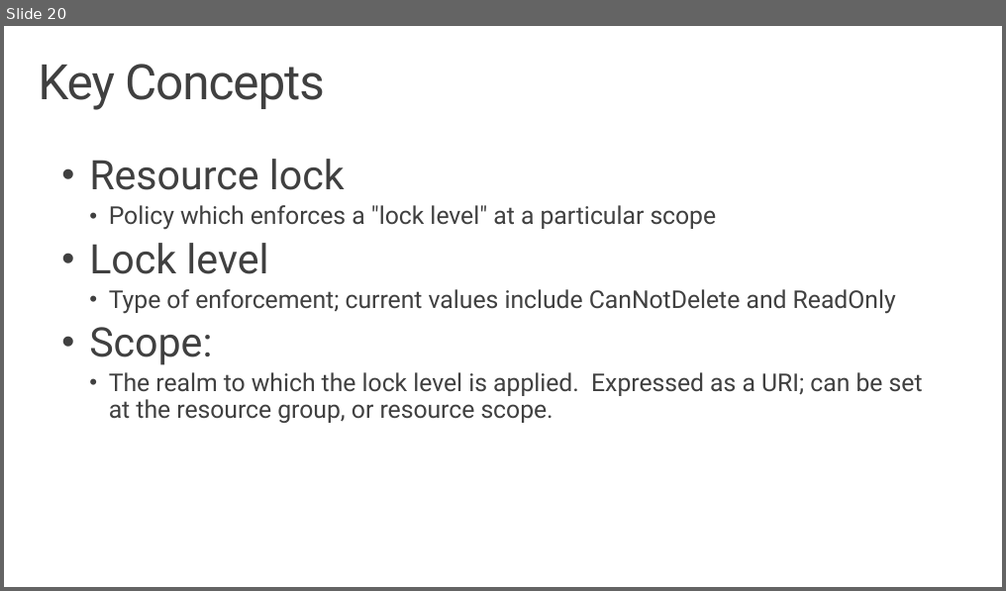
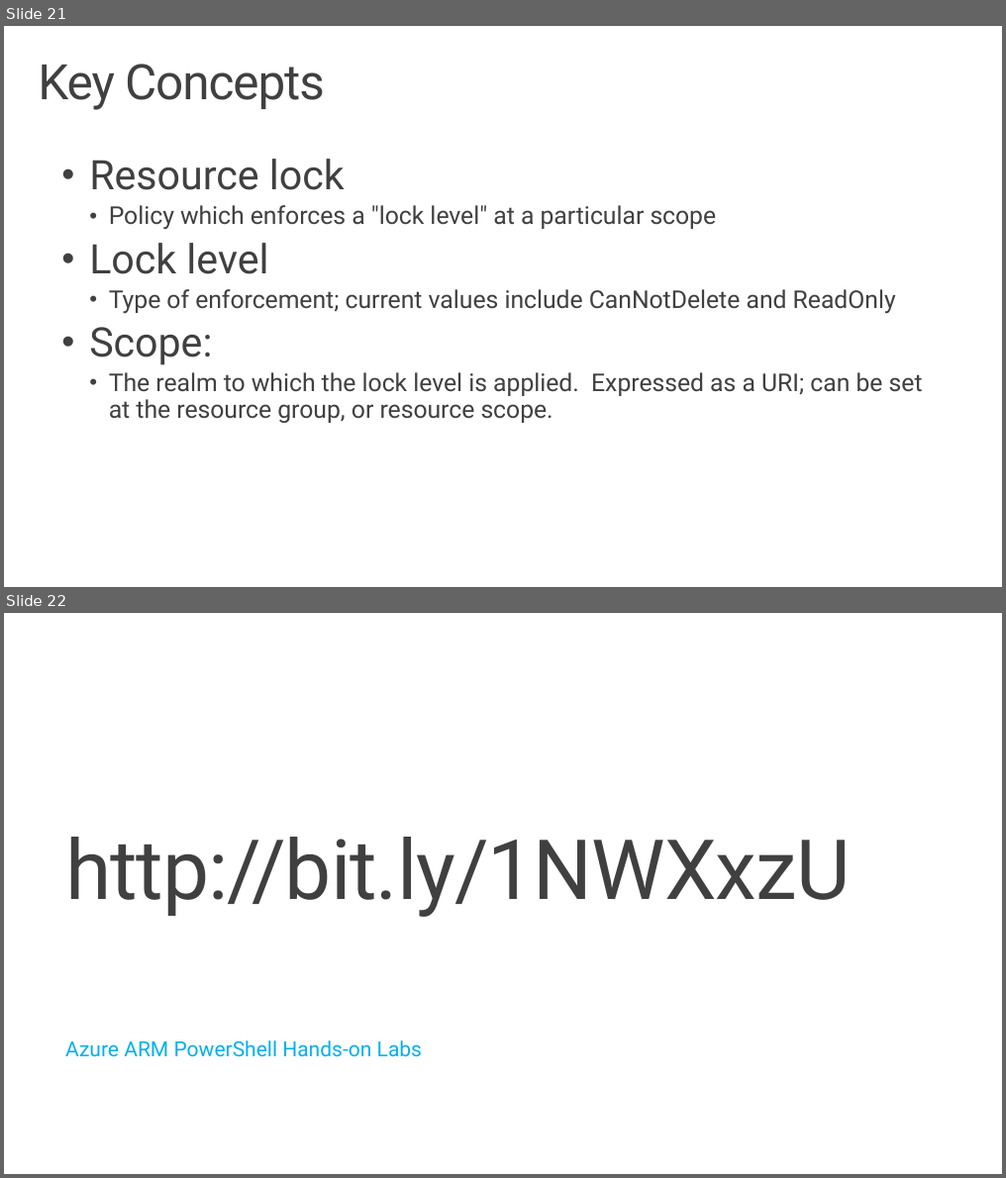
Before and after one commit to sjkp/azure-arm-hol, a slide deck: presentation/Azure Resource Manager.pptx. Shown one above the other, each under a label of ours: slide 20 before the commit, slides 21 and 22 after it. The pictures are 1006x591 and 1006x1178 pixels, drawn with LibreOffice and Linux fonts; fonts in the diff are those of the drawing; background and template pictures are left out. Boxes give left, top, right and bottom in pixels: in the first picture for what was removed or moved away, otherwise in the second. Text is boxed around its words. In the diff, an @@ line names an element or a change of style, - is before the commit and + after.

```diff
--- a/presentation/Azure Resource Manager.pptx
+++ b/presentation/Azure Resource Manager.pptx
@@ slide 22 added at (4, 613, 1002, 1174), background #FFFFFF @@
@@ title added at (65, 837, 849, 917), 80 pt, text #404040 @@
+http://bit.ly/1NWXxzU
@@ subtitle added at (65, 1041, 422, 1058), 20 pt, text #00B0F0 @@
+Azure ARM PowerShell Hands-on Labs
@@ what was slide 20 is now slide 21 @@
```
Also in this commit, not shown: 1 other slide added, 2 other files.
